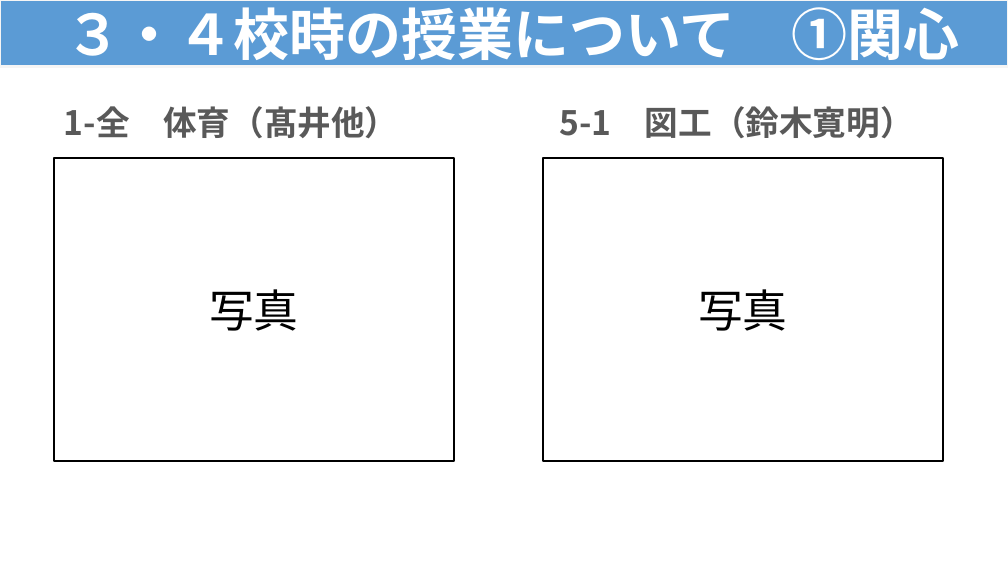
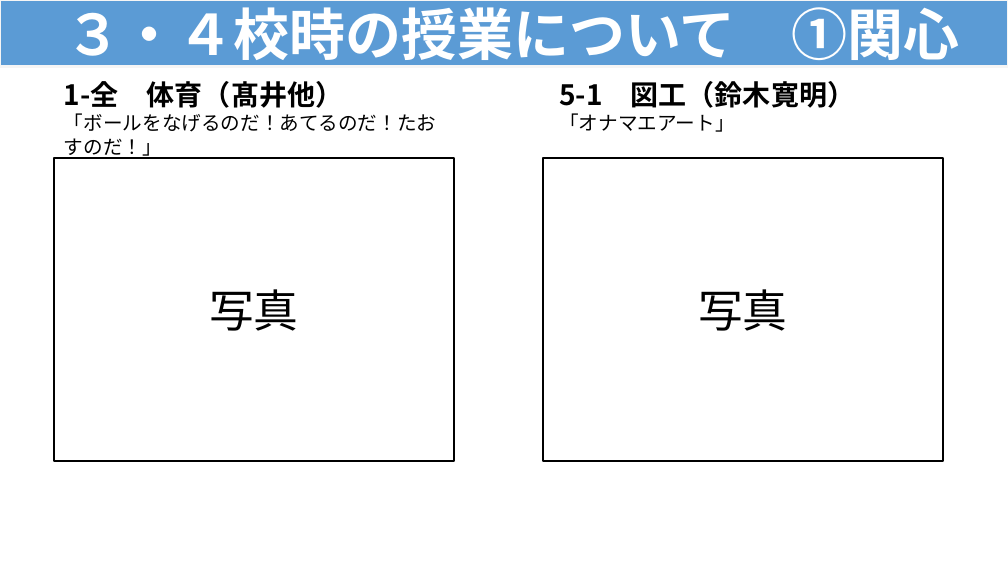
Before and after one commit to contynet730-star/con30, a slide deck: slide 4 of output/★指導課訪問★３・４校時指導助言資料（例）.pptx. Drawn at 1008x567 pixels with LibreOffice and Linux fonts; fonts in the diff are those of the drawing. Boxes give left, top, right and bottom in pixels: in the first picture for what was removed or moved away, otherwise in the second. Text is boxed around its words. In the diff, an @@ line names an element or a change of style, - is before the commit and + after.

```diff
--- a/output/★指導課訪問★３・４校時指導助言資料（例）.pptx
+++ b/output/★指導課訪問★３・４校時指導助言資料（例）.pptx
@@ text "1-全 体育（髙井他）": place and size @@
-text "1-全 体育（髙井他）" at (64,106,398,138)
+text "1-全 体育（髙井他）" at (64,81,437,159)
@@ text at (64,81,343,108): size 24 to 20 pt, text colour #595959 to #000000 in "1-全 体育（髙井他）"; line spacing 1.2 to 1 @@
@@ text "5-1 図工（鈴木寛明）": place and size @@
-text "5-1 図工（鈴木寛明）" at (559,106,914,138)
+text "5-1 図工（鈴木寛明）" at (559,81,855,132)
@@ text at (559,81,855,108): size 24 to 20 pt, text colour #595959 to #000000 in "5-1 図工（鈴木寛明）"; line spacing 1.2 to 1 @@
@@ text at (64,113,437,159): paragraph added @@
+「ボールをなげるのだ！あてるのだ！たおすのだ！」
@@ text at (559,113,735,132): paragraph added @@
+「オナマエアート」
```
Also in this commit, not shown: 2 other slides changed.
